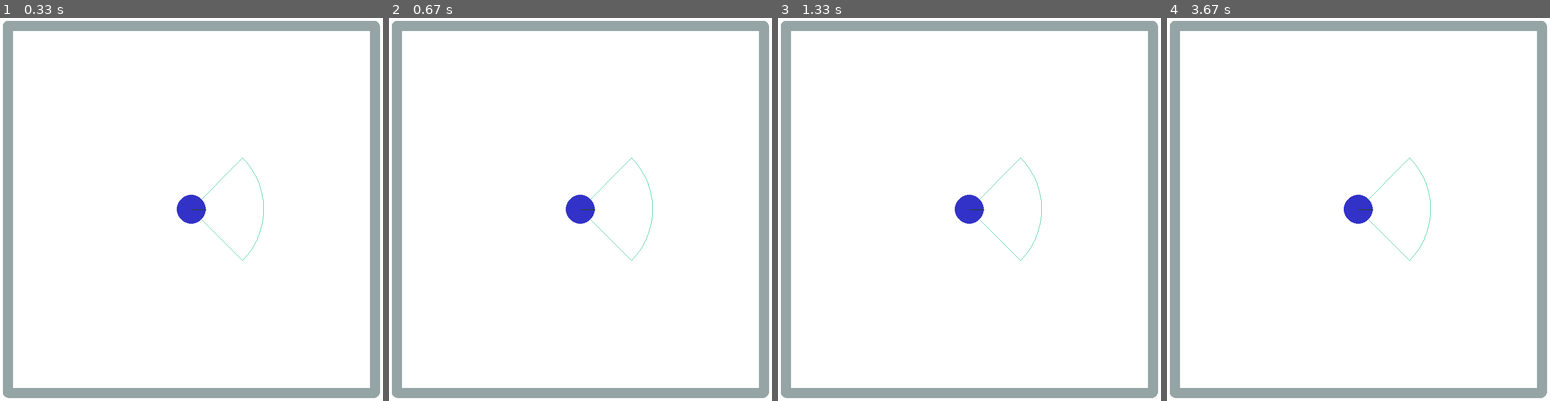
Above: before the commit, frames 1-4 (left to right).
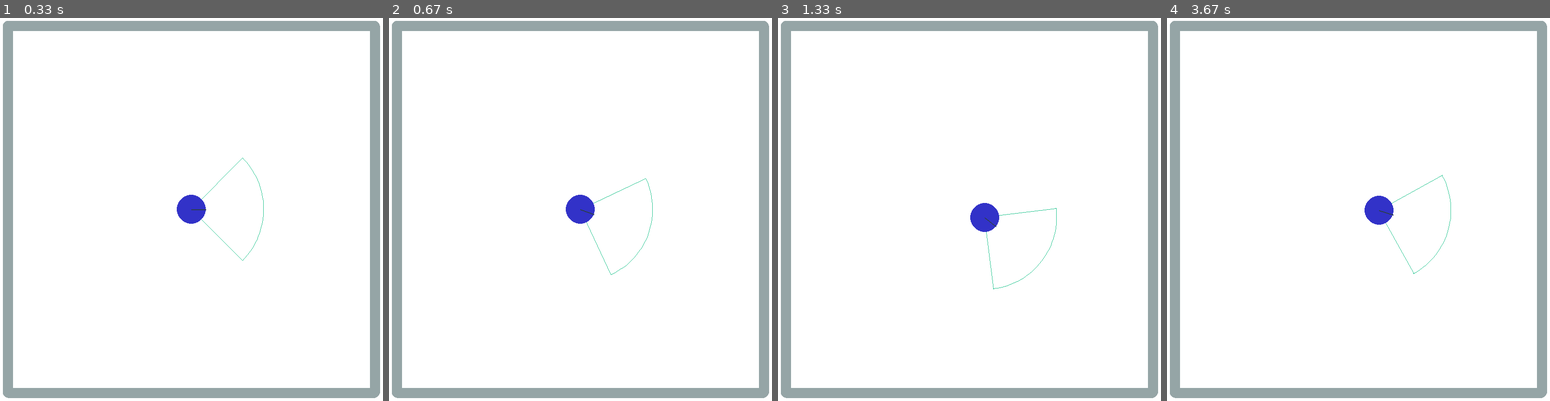
Above: after the commit, the same moments.

Repository: kvmilos/CPMII-project
Game: pygame game, started from main.py
Same seed, same stepped clock (60 frames per second), same inputs: the game is played once before the commit and once after it.
Inputs:
- Up to frame 1 (0.33 s): no input
- Up to frame 2 (0.67 s): hold D from 0.33 s (still down)
- Up to frame 3 (1.33 s): release D at 0.8 s; hold W 0.83-1.13 s; hold D from 1.17 s (still down)
- Up to frame 4 (3.67 s): release D at 1.63 s; hold A 1.67-2.2 s; hold S 2.23-2.53 s; hold A 2.57-2.97 s; hold W 3-3.37 s; hold D from 3.4 s (still down)

Frame 1 is identical in both runs. In frame 2, 0.1% of the frame differs, in the area x 50-69%, y 36-68%; in frame 3, 0.8%; in frame 4, 0.9%, in the area x 46-75%, y 36-67%.

Commit message:
implement movement and rotation (wasd for now)

Diff:
--- a/character.py
+++ b/character.py
@@ -1,47 +1,55 @@
 import pygame
 import pymunk
 import math
+from simulation import ROBOT_COLLISION_TYPE
 
 class Robot():
     # robot is a circle with a vision field
-    def __init__(self, name, space, position = (100, 100), size = 30, angle = 0, color = (50, 50, 200, 100), vision_field_angle = 90, vision_field_range = 150):
+    def __init__(self, name, space, collision_type, position = (100, 100), size = 30, angle = 0, color = (50, 50, 200, 100), vision_field_angle = 90, vision_field_range = 150):
         self.name = name
         self.body = pymunk.Body(1, 1)
         self.body.position = position
         self.body.angle = angle
+        self.space = space
         self.vision_angle = vision_field_angle
         self.vision_range = vision_field_range
         self.radius = size
         self.shape = pymunk.Circle(self.body, self.radius)
         self.shape.color = color
+        self.shape.elasticity = 0.00
+        self.shape.collision_type = collision_type
         space.add(self.body, self.shape)
 
 
-    def draw(self, window, space):
+    def draw(self, window = None):
+        self.window = window
         # function to draw both the robor, and its vision field
         # draw the vision field as an arc
-        start_angle = math.radians(self.body.angle - self.vision_angle // 2)
-        end_angle = math.radians(self.body.angle + self.vision_angle // 2)
+        start_angle = self.body.angle - math.radians(self.vision_angle // 2)
+        end_angle = self.body.angle + math.radians(self.vision_angle // 2)
         rect = pygame.Rect(self.body.position.x - self.vision_range, self.body.position.y - self.vision_range, self.vision_range * 2, self.vision_range * 2)
-        pygame.draw.arc(window, (50, 200, 150), rect, start_angle, end_angle, 1)
+        pygame.draw.arc(window, (50, 200, 150), rect, -end_angle, -start_angle, 1)
+        # pygame.draw.arc(window, (50, 200, 150), rect, 0, math.pi * 2, 1)
         # draw lines at the start and end of the arc
         start_x = self.body.position.x + self.vision_range * math.cos(start_angle)
         start_y = self.body.position.y + self.vision_range * math.sin(start_angle)
         end_x = self.body.position.x + self.vision_range * math.cos(end_angle)
         end_y = self.body.position.y + self.vision_range * math.sin(end_angle)
         # add a segment
-        pygame.draw.line(window, (50, 200, 150), (self.body.position.x, self.body.position.y), (start_x, start_y), 1)
-        pygame.draw.line(window, (50, 200, 150), (self.body.position.x, self.body.position.y), (end_x, end_y), 1)
+        pygame.draw.line(self.window, (50, 200, 150), (self.body.position.x, self.body.position.y), (start_x, start_y), 1)
+        pygame.draw.line(self.window, (50, 200, 150), (self.body.position.x, self.body.position.y), (end_x, end_y), 1)
         # draw space onto window
-        space.debug_draw(pymunk.pygame_util.DrawOptions(window))
-        return window
+        self.space.debug_draw(pymunk.pygame_util.DrawOptions(window))
+        return self.window
 
     def rotate(self, angle):
         # rotate the robot by angle
-        self.angle = self.angle + angle
-        return self.angle
+        self.body.angle = self.body.angle + math.radians(angle)
+        self.space.debug_draw(pymunk.pygame_util.DrawOptions(self.window))
+        return self.body.angle
 
     def move(self, dist):
         # move the robot by dist in the direction of its angle
-        self.position = (self.position[0] + dist * math.cos(self.angle), self.position[1] + dist * math.sin(self.angle))
-        return self.position
+        self.body.position = (self.body.position[0] + dist * math.cos(self.body.angle), self.body.position[1] + dist * math.sin(self.body.angle))
+        self.space.debug_draw(pymunk.pygame_util.DrawOptions(self.window))
+        return self.body.position
--- a/main.py
+++ b/main.py
@@ -13,19 +13,31 @@
 
     # function to run the pygame window
     def run(self, width, height, simulation):
+        window = self.window
         run = True
         clock = pygame.time.Clock()
         fps = 60
         dt = 1/fps
 
         space, robot = simulation.run()
-        robot.draw(self.window, space)
+        robot.draw(self.window)
 
         while run:
             for event in pygame.event.get():
                 if event.type == pygame.QUIT or event.type == pygame.KEYDOWN and event.key == pygame.K_ESCAPE:
                     run = False
-                    break
+            # move the robot using wasd
+            keys = pygame.key.get_pressed()
+            if keys[pygame.K_w]:
+                robot.move(2)
+            if keys[pygame.K_s]:
+                robot.move(-2)
+            if keys[pygame.K_a]:
+                robot.rotate(-1)
+            if keys[pygame.K_d]:
+                robot.rotate(1)
+            self.window.fill("white")
+            robot.draw(self.window)
             pygame.display.update()
             space.step(dt)
             clock.tick(fps)
--- a/simulation.py
+++ b/simulation.py
@@ -4,7 +4,6 @@
 # constants for the window
 WIDTH, HEIGHT = 800, 800
 
-# walls of the window
 WALLS = [
     (20, 20, WIDTH - 20, 20),
     (20, 20, 20, HEIGHT - 20),
@@ -12,12 +11,19 @@
     (WIDTH - 20, 20, WIDTH - 20, HEIGHT - 20)
 ]
 
+ROBOT_COLLISION_TYPE = 1
+WALL_COLLISION_TYPE = 2
+
+    # def prevent_collision(arbiter, space, data):
+    #     return False
+
 class Simulation():
     # class to create the simulation environment
     def add_wall(self, space, start_x, start_y, end_x, end_y, thickness=10):
         body = pymunk.Body(body_type=pymunk.Body.STATIC)
         shape = pymunk.Segment(body, (start_x, start_y), (end_x, end_y), thickness)
-        shape.elasticity = 0.5
+        shape.elasticity = 0.00
+        # shape.collision_type = WALL_COLLISION_TYPE
         space.add(body, shape)
         return body
 
@@ -25,15 +31,17 @@
     def run(self):
         space = pymunk.Space()
         space.gravity = (0.0, 0.0)
+        space.iterations = 30
 
-        robot = character.Robot("robot", space, (WIDTH // 2, HEIGHT // 2))
+        robot = character.Robot("robot", space, ROBOT_COLLISION_TYPE, (WIDTH // 2, HEIGHT // 2))
 
         for wall in WALLS:
             self.add_wall(space, *wall)
 
+        # space.add_collision_handler(ROBOT_COLLISION_TYPE, WALL_COLLISION_TYPE).pre_solve = prevent_collision
+
         # TODO: Add vision field for robot using segment_query_first (?)
-        # TODO: Add collision detection
-        # TODO: Add movement + rotation
+        # TODO: Add collision handler
         # TODO: Add food(?)
         # TODO: masks (?) for the robot to differentiate between walls, and food
 
